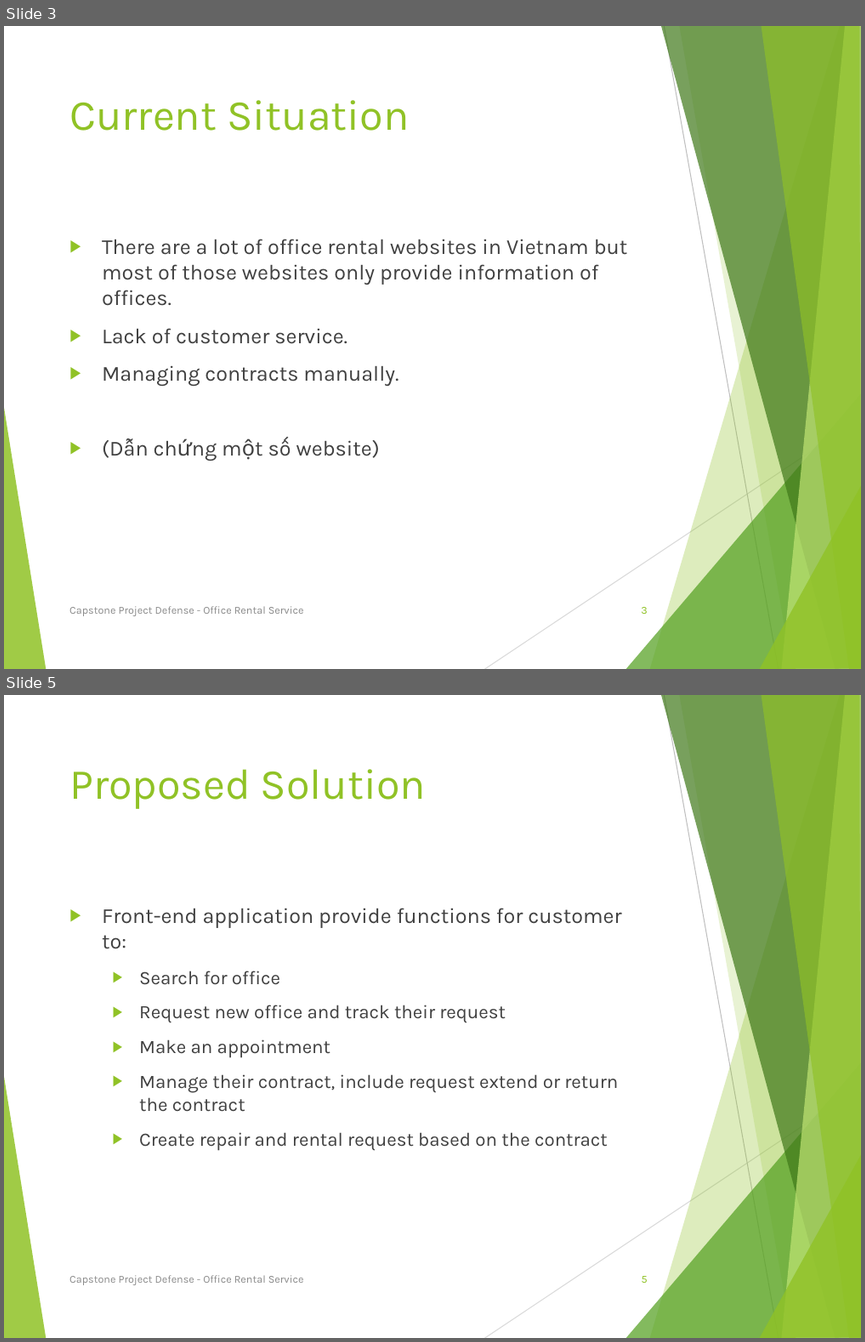
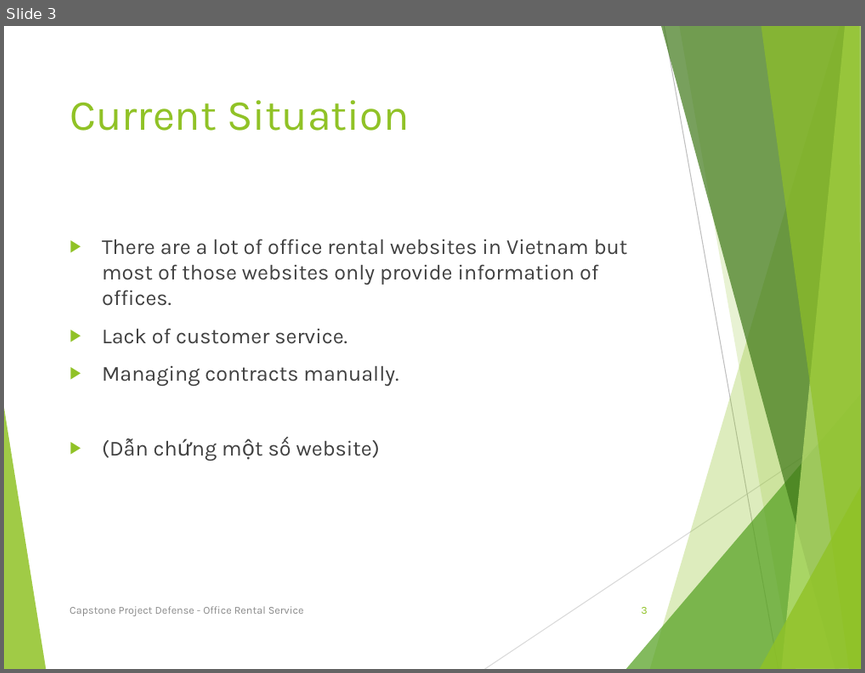
Before and after one commit to tienlx93/capstone-ors, a slide deck: doc/Quoc/SlidePresentation.pptx. Shown one above the other, each under a label of ours: slides 3 and 5 before the commit, slide 3 after it; the slides between them are not shown. The pictures are 865x1342 and 865x673 pixels, drawn with LibreOffice and Linux fonts; fonts in the diff are those of the drawing. Boxes give left, top, right and bottom in pixels: in the first picture for what was removed or moved away, otherwise in the second. Text is boxed around its words. In the diff, an @@ line names an element or a change of style, - is before the commit and + after.

```diff
--- a/doc/Quoc/SlidePresentation.pptx
+++ b/doc/Quoc/SlidePresentation.pptx
@@ slide 5 removed at box(4, 695, 861, 1338), background #FFFFFF; not listed: 10 template elements that a slide beside it also shows @@
@@ title removed at box(69, 769, 426, 809) @@
-Proposed Solution
@@ text removed at box(102, 907, 621, 1151) @@
-▶ Front-end application provide functions for customer to:
-  ▶ Search for office
-  ▶ Request new office and track their request
-  ▶ Make an appointment
-  ▶ Manage their contract, include request extend or return the contract
-  ▶ Create repair and rental request based on the contract
@@ text removed at box(69, 1275, 304, 1285) @@
-Capstone Project Defense - Office Rental Service
@@ page number removed at box(642, 1276, 647, 1282) @@
-5
```
Also in this commit, not shown: 1 slide changed, 1 other slide removed.
